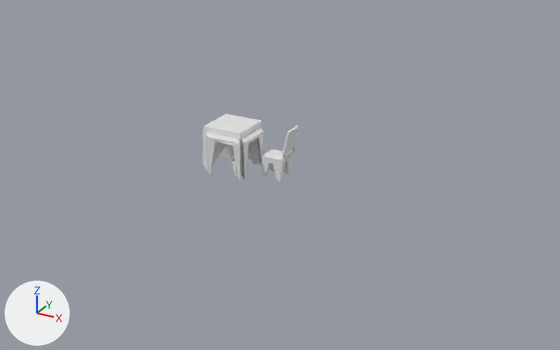
A saved change to the Blender file Scene.blend.
The view is the same before and after, from a 50 mm lens placed at (23.3, -35.8, 18.1), pointed at (3.7, -0.2, 0.3). Arrows for +X, +Y and +Z are at lower left; the lights stay in place.
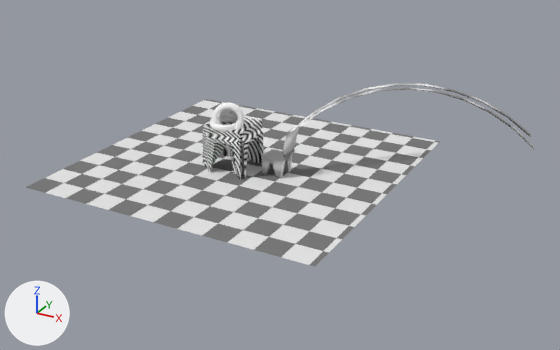
What changed in the scene script:
```text
Add mat_material_002:
    mat_material_002 = bpy.data.materials.new('Material.002')
    # nodes: BsdfDiffuse, OutputMaterial, TexWave
Add mat_material_001:
    mat_material_001 = bpy.data.materials.new('Material.001')
    # nodes: BsdfAnisotropic, BsdfDiffuse, MixShader, OutputMaterial, TexNoise
    # colours: white #ffffff
Add mat_material_003:
    mat_material_003 = bpy.data.materials.new('Material.003')
    mat_material_003.use_nodes = True; mat_material_003.node_tree.nodes.clear()
    _N = mat_material_003.node_tree.nodes; _L = mat_material_003.node_tree.links
    n0 = _N.new('ShaderNodeOutputMaterial'); n0.name = 'Material Output'
    n1 = _N.new('ShaderNodeBsdfDiffuse'); n1.name = 'Diffuse BSDF'
    n2 = _N.new('ShaderNodeTexChecker'); n2.name = 'Checker Texture'
    n2.inputs[3].default_value = 12.2  # 'Scale'
    _L.new(n1.outputs[0], n0.inputs[0])  # 'BSDF' to 'Surface'
    _L.new(n2.outputs[0], n1.inputs[0])  # 'Color' to 'Color'
Add mat_material_004:
    mat_material_004 = bpy.data.materials.new('Material.004')
    mat_material_004.use_nodes = True; mat_material_004.node_tree.nodes.clear()
    _N = mat_material_004.node_tree.nodes; _L = mat_material_004.node_tree.links
    n0 = _N.new('ShaderNodeOutputMaterial'); n0.name = 'Material Output'
    n1 = _N.new('ShaderNodeBsdfDiffuse'); n1.name = 'Diffuse BSDF'
    n2 = _N.new('ShaderNodeBrightContrast'); n2.name = 'Bright/Contrast'
    _L.new(n1.outputs[0], n0.inputs[0])  # 'BSDF' to 'Surface'
    _L.new(n2.outputs[0], n1.inputs[0])  # 'Color' to 'Color'
Change me_cube_008:
    used by ob_cube_001; location = (3.1, 0.48, 1.46); scale = (0.612, 0.612, 0.612)
    remove me_cube_008.from_pydata(...)  # 196 vertices, 194 faces; spans x -1.0..1.9, y -1.0..1.0, z -2.58..2.42
    add me_cube_008.from_pydata(...)  # 284 vertices, 282 faces; spans x -1.0..21.0, y -1.0..13.2, z -2.58..5.84
    me_cube_008 part 1
    2 faces are deleted
    88 vertices are added at x 1.83..21.0, y -0.72..13.2, z -0.51..5.84
    90 new faces join them
    me_cube_008 part 2: 192 faces spanning x -1.0..1.9, y -1.0..1.0, z -2.58..2.42 switch from no material to mat_material_001
Change me_cube_006:
    where me_cube_006.from_pydata(...)  # 214 vertices, 194 faces; spans x -1.3..1.4, y -1.4..1.0, z -21.0..4.2
    add me_cube_006.materials.append(mat_material_002)
Add me_plane:
    me_plane.from_pydata([(-1.0, -1.0, 0.0), (1.0, -1.0, 0.0), (-1.0, 1.0, 0.0), (1.0, 1.0, 0.0)], [], [(0, 1, 3, 2)])
    me_plane.materials.append(mat_material_003)
Add me_torus:
    me_torus.from_pydata(...)  # 3456 vertices, 3456 faces; spans x -1.19..1.8, y -1.36..1.14, z -0.69..1.8
    me_torus.materials.append(mat_material_004)
Add ob_plane:
    ob_plane = bpy.data.objects.new('Plane', me_plane)
    ob_plane.location = (0.84, 0.99, 0.01)
    ob_plane.scale = (9.02, 9.02, 9.02)
Add ob_torus:
    ob_torus = bpy.data.objects.new('Torus', me_torus)
    ob_torus.location = (0.0, 0.0, 2.76)
    ob_torus.scale = (0.726, 0.726, 0.726)
```

Boxes (x1, y1, x2, y2) around the edits, measured in the pictures (560 x 350 px):
'Plane', added: after (26, 99, 440, 266)
'Cube.005', recoloured: (203, 114, 263, 181) in both
'Cube.001', reshaped (618% wider, 70% taller): before (262, 125, 299, 181); after (262, 83, 534, 179)
'Torus', added: after (210, 102, 244, 132)
part 1 of me_cube_008, built on: after (288, 83, 534, 149)
part 2 of me_cube_008, recoloured: (262, 127, 299, 179) in both
